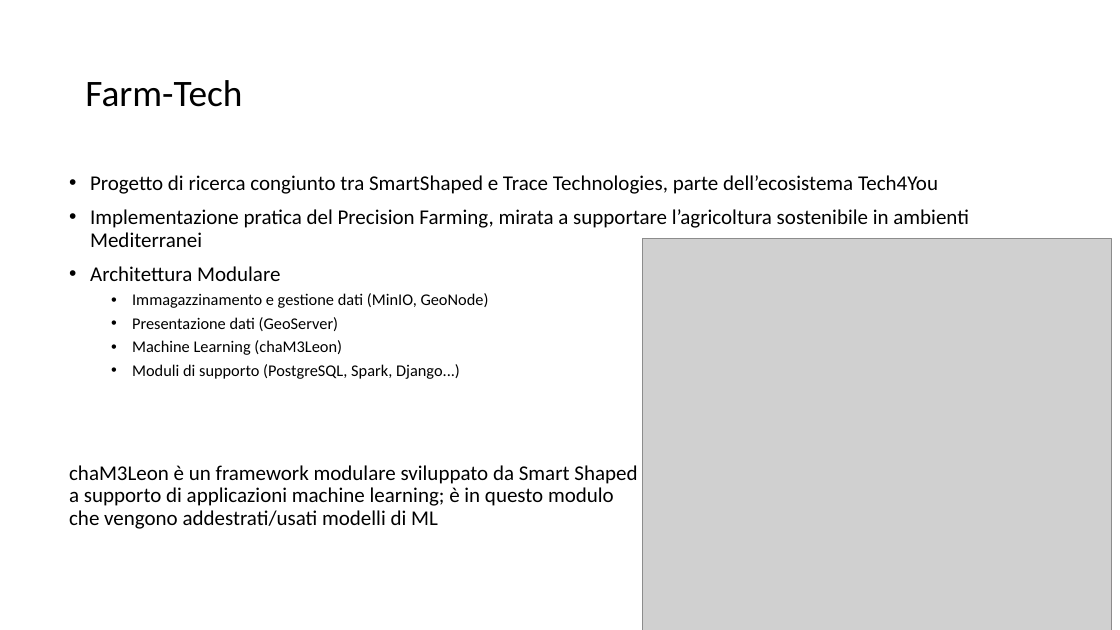
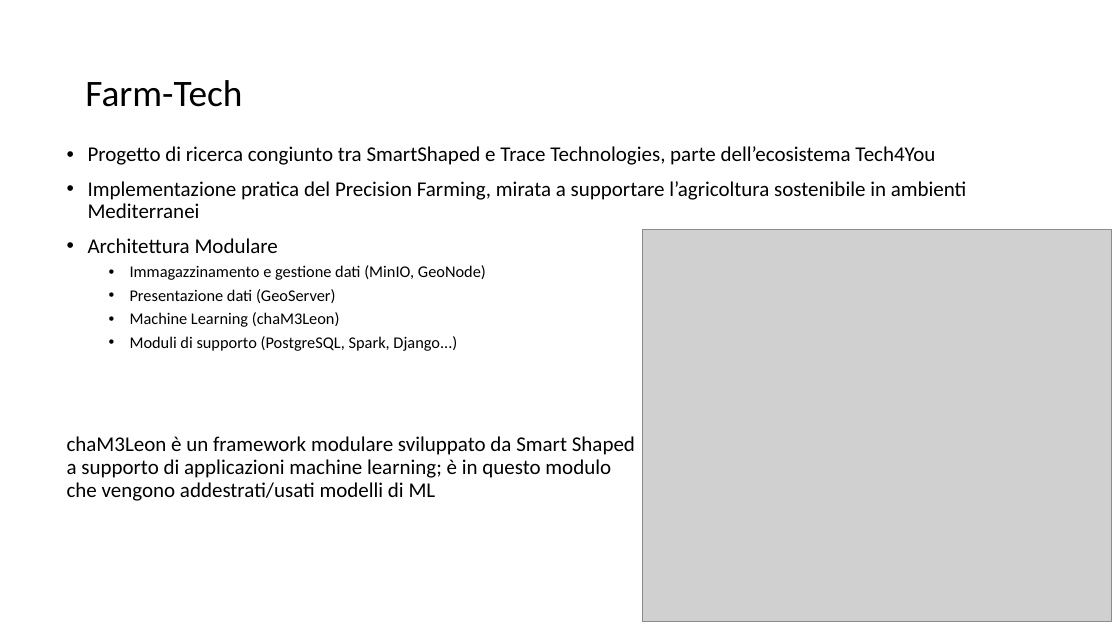
Before and after one commit to lPen88/tesi, a slide deck: slide 4 of presentazione.pptx. Drawn at 1120x630 pixels with LibreOffice and Linux fonts; fonts in the diff are those of the drawing; grey boxes stand for pictures. Boxes give left, top, right and bottom in pixels: in the first picture for what was removed or moved away, otherwise in the second. Text is boxed around its words. In the diff, an @@ line names an element or a change of style, - is before the commit and + after.

```diff
--- a/presentazione.pptx
+++ b/presentazione.pptx
@@ text "Progetto di ricerca congiunto tra ..." moved from (x1=69, y1=175, x2=969, y2=529) to (x1=67, y1=146, x2=967, y2=501) @@
@@ picture moved from (x1=642, y1=238, x2=1112, y2=630) to (x1=642, y1=230, x2=1112, y2=623) @@
```
Also in this commit, not shown: 5 other slides changed, 16 slides added.
